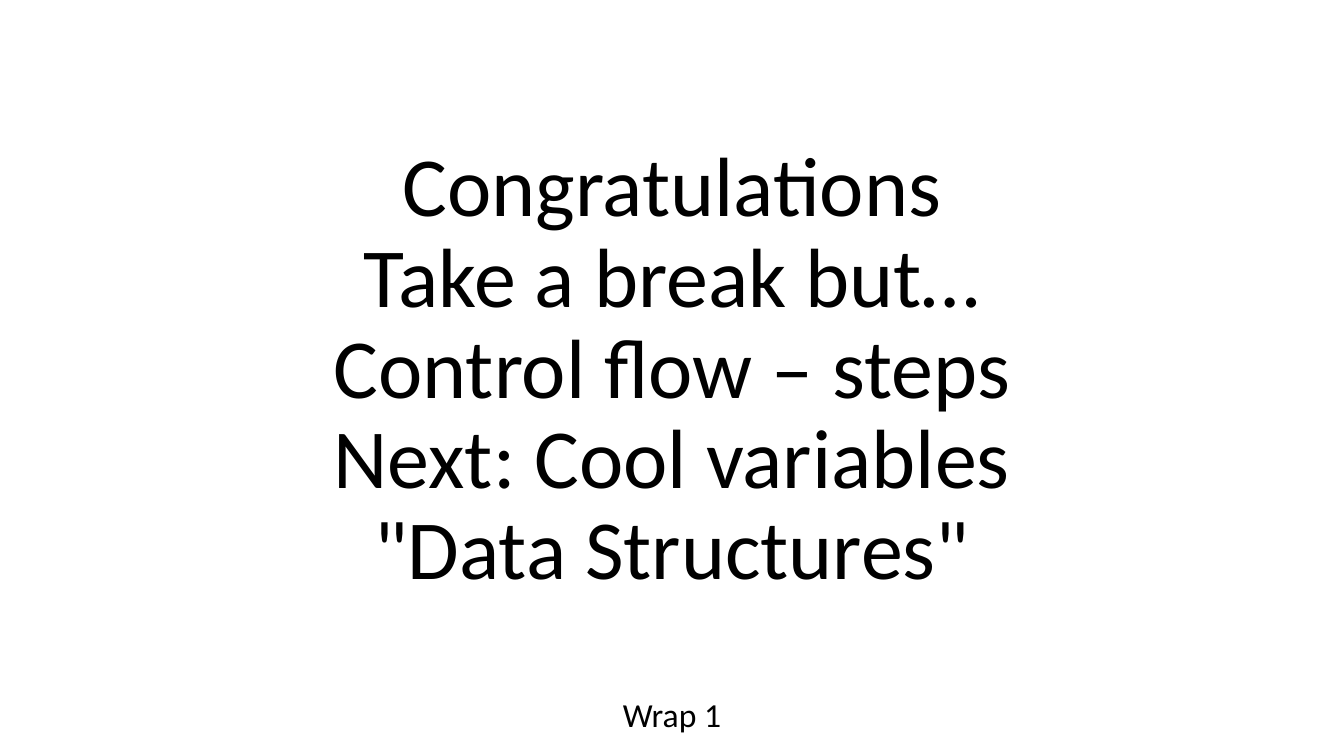
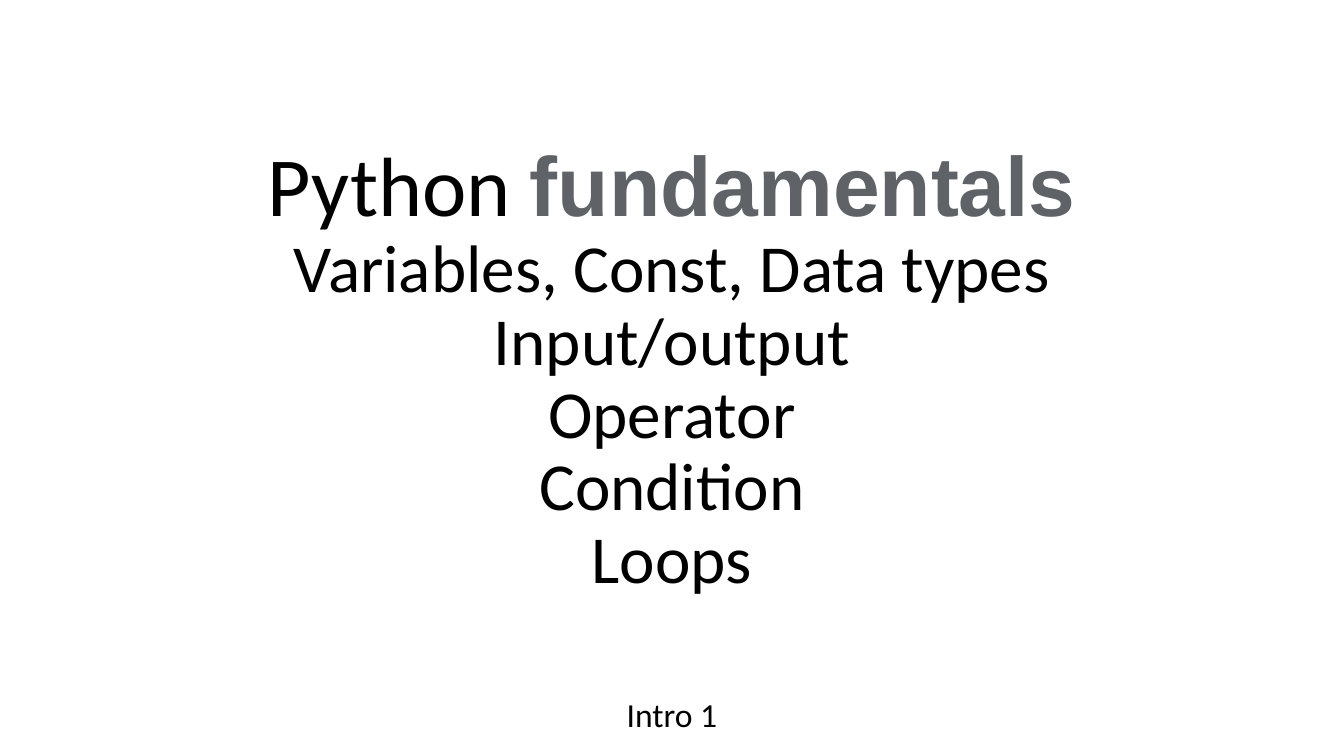
Before and after one commit to niie-it/python, a slide deck: slide 4 of P4E/intro-wrapup.pptx (slide 5 before the commit). Drawn at 1344x756 pixels with LibreOffice and Linux fonts; fonts in the diff are those of the drawing. Boxes give left, top, right and bottom in pixels: in the first picture for what was removed or moved away, otherwise in the second. Text is boxed around its words. In the diff, an @@ line names an element or a change of style, - is before the commit and + after.

```diff
--- a/P4E/intro-wrapup.pptx
+++ b/P4E/intro-wrapup.pptx
@@ title at [268, 155, 1076, 594]: text changed; size 60 to 48 pt @@
-Congratulations
-Take a break but…
-Control flow – steps
-Next: Cool variables
-"Data Structures"
+Python fundamentals
+Variables, Const, Data types
+Input/output
+Operator
+Condition
+Loops
@@ subtitle at [627, 705, 717, 728]: text changed @@
-Wrap 1
+Intro 1
```
Also in this commit, not shown: 2 other slides changed, 6 slides added, 3 slides removed, 7 other files.
